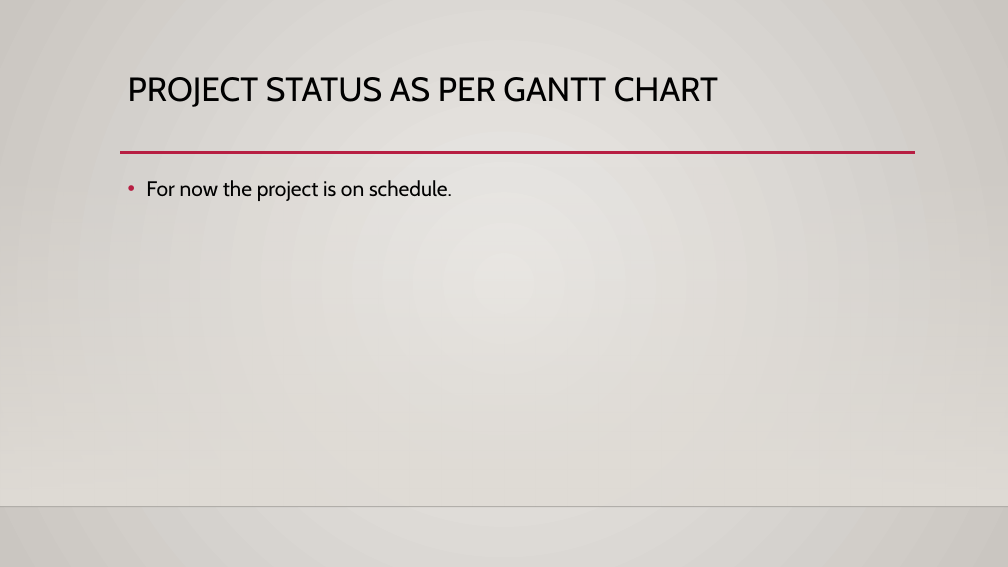
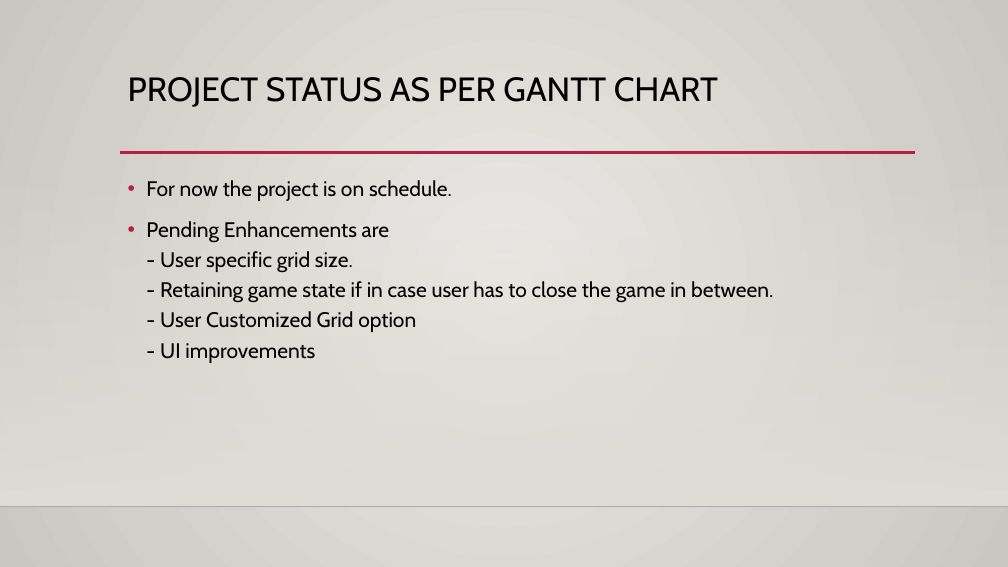
Before and after one commit to saurabhkpathak/CS7059-Tiles, a slide deck: slide 6 of Tiles - Presentation 2.pptx (slide 7 before the commit). Drawn at 1008x567 pixels with LibreOffice and Linux fonts; fonts in the diff are those of the drawing; background and template pictures are left out. Boxes give left, top, right and bottom in pixels: in the first picture for what was removed or moved away, otherwise in the second. Text is boxed around its words. In the diff, an @@ line names an element or a change of style, - is before the commit and + after.

Commit message:
updating the presentation

```diff
--- a/Tiles - Presentation 2.pptx
+++ b/Tiles - Presentation 2.pptx
@@ text at <box>146,221,773,363</box>: paragraph added @@
+• Pending Enhancements are
+  - User specific grid size.
+  - Retaining game state if in case user has to close the game in between.
+  - User Customized Grid option
+  - UI improvements
```
Also in this commit, not shown: 3 other slides changed, 1 slide added, 1 slide removed.
